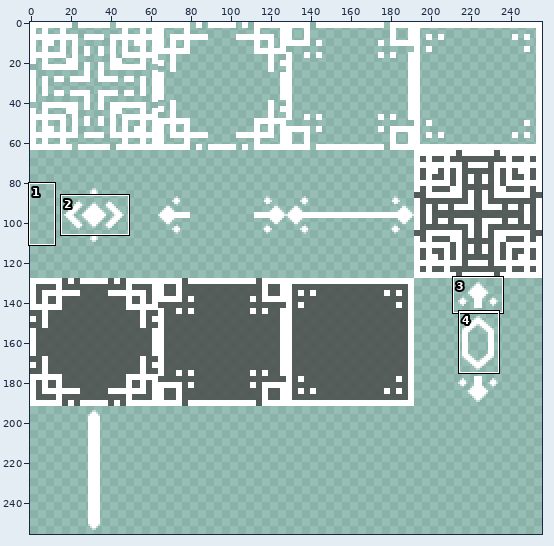
Sprite sheet -- Assets/Textures/UI/Borders.png. Above: a wide view before the commit, with the close-up outlined.
Close-up. Old version:
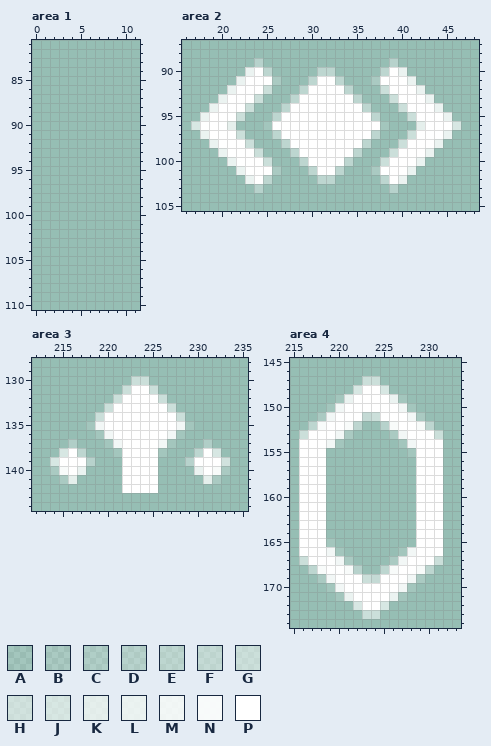
The file is 256x256 pixels. Pixels under 10% opacity are left out. Colours within 5 levels of each other are drawn and written as one. Shown: area 1: x 0..11, y 81..110; area 2: x 16..48, y 87..105; area 3: x 212..235, y 128..144; area 4: x 215..233, y 145..174. The commit also changed other parts of the picture, which this record leaves out.
Palette (. is transparent): A #ffffff20  B #ffffff30  C #ffffff40  D #ffffff50  E #ffffff5f  F #ffffff6f  G #ffffff80  H #ffffff8f  J #ffffff9f  K #ffffffbf  L #ffffffcf  M #ffffffdf  N #ffffffef  P #ffffff
Pixels before, area 2, first column x 17:
 89 .......D..............D.......
 90 ......LPE.....EE.....EPL......
 91 .....LPPPB...EPPE...BPPPL.....
 92 ....LPPPG...EPPPPE...GPPPL....
 93 ...LPPPG...EPPPPPPE...GPPPL...
 94 ..LPPPG...EPPPPPPPPE...GPPPL..
 95 .LPPPG...EPPPPPPPPPPE...GPPPL.
 96 JPPPK...APPPPPPPPPPPPA...KPPPJ
 97 .LPPPG...EPPPPPPPPPPE...GPPPL.
 98 ..LPPPG...EPPPPPPPPE...GPPPL..
 99 ...LPPPG...EPPPPPPE...GPPPL...
100 ....LPPPG...EPPPPE...GPPPL....
101 .....LPPPB...EPPE...BPPPL.....
102 ......LPE.....EE.....EPL......
103 .......D..............D.......
Pixels before, area 3, first column x 214:
130 .........GG.........
131 ........GPPG........
132 .......GPPPPG.......
133 ......GPPPPPPG......
134 .....GPPPPPPPPG.....
135 ....AMPPPPPPPPMA....
136 .....AMPPPPPPMA.....
137 ..C...AMPPPPMA...C..
138 .JPE...APPPPA...EPJ.
139 JPPPD...PPPP...DPPPH
140 BNPL....PPPP....LPNB
141 .BK.....PPPP.....KB.
142 ........PPPP........
Pixels before, area 4, first column x 216:
147 .......GG.......
148 ......JPPJ......
149 ....ALPPPPLA....
150 ...AMPPPPPPMA...
151 ..BMPPPFGPPPMB..
152 .ENPPNE..DNPPNE.
153 GPPPMB....BMPPPG
154 PPPMA......AMPPP
155 PPP.........APPP
156 PPP..........PPP
157 PPP..........PPP
158 PPP..........PPP
159 PPP..........PPP
160 PPP..........PPP
161 PPP..........PPP
162 PPP..........PPP
163 PPP..........PPP
164 PPP..........PPP
165 PPPA.........PPP
166 PPPMA......AMPPP
167 GPPPMB....BMPPPG
168 .ENPPND..ENPPNE.
169 ..BMPPPGFPPPMB..
170 ...AMPPPPPPMA...
171 ....ALPPPPLA....
172 ......JPPJ......
173 .......GG.......
After the commit:
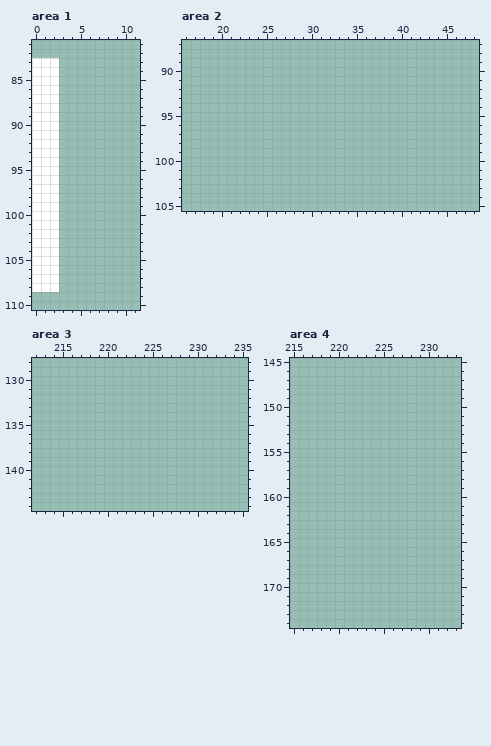
The exact change:
Changed rows in their new state; - is an unchanged pixel.
Area 1:
first column x 0:
 83 PPP
 84 PPP
 85 PPP
 86 PPP
 87 PPP
 88 PPP
 89 PPP
 90 PPP
 91 PPP
 92 PPP
 93 PPP
 94 PPP
 95 PPP
 96 PPP
 97 PPP
 98 PPP
 99 PPP
100 PPP
101 PPP
102 PPP
103 PPP
104 PPP
105 PPP
106 PPP
107 PPP
108 PPP
Area 2:
first column x 17:
 89 -------.--------------.-------
 90 ------...-----..-----...------
 91 -----.....---....---.....-----
 92 ----.....---......---.....----
 93 ---.....---........---.....---
 94 --.....---..........---.....--
 95 -.....---............---.....-
 96 .....---..............---.....
 97 -.....---............---.....-
 98 --.....---..........---.....--
 99 ---.....---........---.....---
100 ----.....---......---.....----
101 -----.....---....---.....-----
102 ------...-----..-----...------
103 -------.--------------.-------
Area 3:
first column x 214:
130 ---------..---------
131 --------....--------
132 -------......-------
133 ------........------
134 -----..........-----
135 ----............----
136 -----..........-----
137 --.---........---.--
138 -...---......---...-
139 .....---....---.....
140 ....----....----....
141 -..-----....-----..-
142 --------....--------
Area 4:
first column x 216:
147 -------..-------
148 ------....------
149 ----........----
150 ---..........---
151 --............--
152 -......--......-
153 ......----......
154 .....------.....
155 ...---------....
156 ...----------...
157 ...----------...
158 ...----------...
159 ...----------...
160 ...----------...
161 ...----------...
162 ...----------...
163 ...----------...
164 ...----------...
165 ....---------...
166 .....------.....
167 ......----......
168 -......--......-
169 --............--
170 ---..........---
171 ----........----
172 ------....------
173 -------..-------
Pixel boxes of the changes (left, top, right, bottom) in both close-ups:
added: (32, 58, 59, 292)
erased: (191, 58, 461, 193)
erased: (50, 376, 230, 493)
erased: (299, 376, 443, 619)
